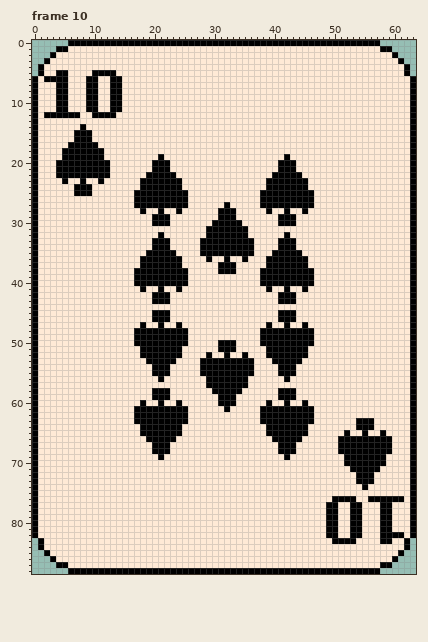
Pixel-art file: idle-clicker-poker/Art/Aseprite/Cards/Cards.aseprite. The picture above is the old version.
64x89 pixels, 13 frames. Shown: frame 10. The commit also changed other frames, which this record leaves out.
Now the later version:
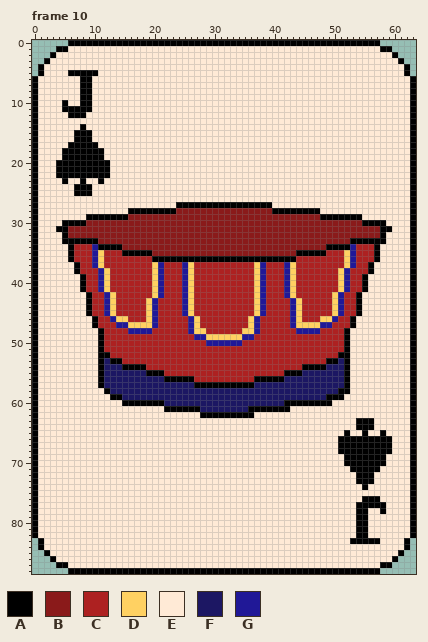
Palette (. is transparent): A #000000  B #8a1a1a  C #ad2121  D #ffd162  E #ffead6  F #1c1763  G #201897
Edits made:
Frame 10, layers "Layer 3", "Layer 2":
y 5: x 4..9 AAEEEE -> EEAAAA; x 11..13 AAA -> EEE
y 6: x 2..5 AAAA -> EEEE; x 8 E -> A; x 10 A -> E; x 13..14 AA -> EE
y 7..9: x 4..5 AA -> EE; x 8 E -> A; x 10 A -> E; x 13..14 AA -> EE
y 10: x 4 A -> E; x 8 E -> A; x 10 A -> E; x 13..14 AA -> EE
y 11: x 4 A -> E; x 6..8 EEE -> AAA; x 10 A -> E; x 13..14 AA -> EE
y 12: x 2..5 AAAA -> EEEE; x 8 E -> A; x 10..13 AAAA -> EEEE
y 19: x 21 A -> E; x 42 A -> E
y 20..21: x 20..22 AAA -> EEE; x 41..43 AAA -> EEE
y 22: x 19..23 AAAAA -> EEEEE; x 40..44 AAAAA -> EEEEE
y 23..24: x 18..24 AAAAAAA -> EEEEEEE; x 39..45 AAAAAAA -> EEEEEEE
y 25..26: x 17..25 AAAAAAAAA -> EEEEEEEEE; x 38..46 AAAAAAAAA -> EEEEEEEEE
y 27: x 17..23 AAAAAAA -> EEEEEEE; x 26..31 EEEEEE -> AAAAAA; x 33..37 EEEEE -> AAAAA; x 40..46 AAAAAAA -> EEEEEEE
y 28: x 16..17 EE -> AA; x 19..20 EE -> AA; x 22..41 EEAEEEEEEAAAEEEEEAEE -> AABBBBBBBBBBBBBBBBAA; x 43..44 EE -> AA; x 46..47 EE -> AA
y 29: x 9..54 EEEEEEEEEEEAAAEEEEEEEEAAAEEEEEEEAAAEEEEEEEEEEE -> AAAAAAABBBBBBBBBBBBBBBBBBBBBBBBBBBBBBBBAAAAAAA
y 30: x 5..58 EEEEEEEEEEEEEEEAAAEEEEEEEAAAAAEEEEEEAAAEEEEEEEEEEEEEEE -> AAAABBBBBBBBBBBBBBBBBBBBBBBBBBBBBBBBBBBBBBBBBBBBBBAAAA
y 31: x 4..59 EEEEEEEEEEEEEEEEEEEEEEEEEAAAAAAAEEEEEEEEEEEEEEEEEEEEEEEE -> AABBBBBBBBBBBBBBBBBBBBBBBBBBBBBBBBBBBBBBBBBBBBBBBBBBBBAA
y 32: x 5..58 EEEEEEEEEEEEEEEEAEEEEEEEAAAAAAAEEEEEEAEEEEEEEEEEEEEEEE -> ABBBBBBBBBBBBBBBBBBBBBBBBBBBBBBBBBBBBBBBBBBBBBBBBBBBBA
y 33: x 5..58 EEEEEEEEEEEEEEEAAAEEEEEAAAAAAAAAEEEEAAAEEEEEEEEEEEEEEE -> AAAAAABBBBBBBBBBBBBBBBBBBBBBBBBBBBBBBBBBBBBBBBBBAAAAAA
y 34: x 6..57 EEEEEEEEEEEEEEAAAEEEEEAAAAAAAAAEEEEAAAEEEEEEEEEEEEEE -> ACCCGAAAABBBBBBBBBBBBBBBBBBBBBBBBBBBBBBBBBBAAAAGCCCA
y 35: x 6..18 EEEEEEEEEEEEE -> ACCCGDCCCAAAA; x 20..43 AAAAEEEEAAAAAAAAAEEEAAAA -> BBBBBBBBBBBBBBBBBBBBBBBB; x 45..57 EEEEEEEEEEEEE -> AAAACCCDGCCCA
y 36: x 6..19 EEEEEEEEEEEEAA -> ACCCGDCCCCCCCC; x 25..28 EEEE -> AAAA; x 30..31 EE -> AA; x 33..34 EE -> AA; x 36..38 EEE -> AAA; x 44..57 AAEEEEEEEEEEEE -> CCCCCCCCDGCCCA
y 37: x 7..56 EEEEEEEEEEEAAAAAAAEEEEEEAAAEEEEEAAAAAAAEEEEEEEEEEE -> ACCGDCCCCCCCCDGCCCGDCCCCCCCCCCDGCCCGDCCCCCCCCDGCCA
y 38: x 7..56 EEEEEEEEEEAAAAAAAAAEEEEEAAAEEEEAAAAAAAAAEEEEEEEEEE -> ACCCGDCCCCCCCDGCCCGDCCCCCCCCCCDGCCCGDCCCCCCCDGCCCA
y 39..40: x 8..55 EEEEEEEEEAAAAAAAAAEEEEEEEEEEEEAAAAAAAAAEEEEEEEEE -> ACCGDCCCCCCCDGCCCGDCCCCCCCCCCDGCCCGDCCCCCCCDGCCA
y 41: x 8..55 EEEEEEEEEEAEEAEEAEEEEEEEEEEEEEEAEEAEEAEEEEEEEEEE -> ACCGDCCCCCCCDGCCCGDCCCCCCCCCCDGCCCGDCCCCCCCDGCCA
y 42: x 9..54 EEEEEEEEEEEAAAEEEEEEEEEEEEEEEEEEAAAEEEEEEEEEEE -> ACCGDCCCCCCDGCCCGDCCCCCCCCCCDGCCCGDCCCCCCDGCCA
y 43: x 9..54 EEEEEEEEEEEAAAEEEEEEEEEEEEEEEEEEAAAEEEEEEEEEEE -> ACCGDCCCCCDGCCCCGDCCCCCCCCCCDGCCCCGDCCCCCDGCCA
y 44: x 9..54 EEEEEEEEEEEEEEEEEEEEEEEEEEEEEEEEEEEEEEEEEEEEEE -> ACCGDCCCCCDGCCCCGDCCCCCCCCCCDGCCCCGDCCCCCDGCCA
y 45: x 9..54 EEEEEEEEEEEAAAEEEEEEEEEEEEEEEEEEAAAEEEEEEEEEEE -> ACCGDCCCCCDGCCCCGDCCCCCCCCCCDGCCCCGDCCCCCDGCCA
y 46: x 10..53 EEEEEEEEEEAAAEEEEEEEEEEEEEEEEEEAAAEEEEEEEEEE -> ACCGDDCCCDGCCCCCGDCCCCCCCCDGCCCCCGDCCCDDGCCA
y 47: x 10..53 EEEEEEEEAEEAEEAEEEEEEEEEEEEEEAEEAEEAEEEEEEEE -> ACCCGGDDDDGCCCCCGDCCCCCCCCDGCCCCCGDDDDGGCCCA
y 48: x 11..52 EEEEEEAAAAAAAAAEEEEEEEEEEEEAAAAAAAAAEEEEEE -> ACCCCGGGGCCCCCCGDDCCCCCCDDGCCCCCCGGGGCCCCA
y 49: x 11..52 EEEEEEAAAAAAAAAEEEEEEEEEEEEAAAAAAAAAEEEEEE -> ACCCCCCCCCCCCCCCGGDDDDDDGGCCCCCCCCCCCCCCCA
y 50: x 11..52 EEEEEEAAAAAAAAAEEEEEAAAEEEEAAAAAAAAAEEEEEE -> ACCCCCCCCCCCCCCCCCGGGGGGCCCCCCCCCCCCCCCCCA
y 51: x 11..52 EEEEEEEAAAAAAAEEEEEEAAAEEEEEAAAAAAAEEEEEEE -> ACCCCCCCCCCCCCCCCCCCCCCCCCCCCCCCCCCCCCCCCA
y 52: x 11..52 EEEEEEEAAAAAAAEEEEAEEAEEAEEEAAAAAAAEEEEEEE -> AACCCCCCCCCCCCCCCCCCCCCCCCCCCCCCCCCCCCCCAA
y 53: x 11..52 EEEEEEEEAAAAAEEEEAAAAAAAAAEEEAAAAAEEEEEEEE -> AFAACCCCCCCCCCCCCCCCCCCCCCCCCCCCCCCCCCAAFA
y 54: x 11..52 EEEEEEEEEAAAEEEEEAAAAAAAAAEEEEAAAEEEEEEEEE -> AFFFAAAACCCCCCCCCCCCCCCCCCCCCCCCCCAAAAFFFA
y 55: x 11..19 EEEEEEEEE -> AFFFFFFFA; x 22..41 AEEEEEAAAAAAAAAEEEEA -> CCCCCCCCCCCCCCCCCCCC; x 44..52 EEEEEEEEE -> AFFFFFFFA
y 56: x 11..52 EEEEEEEEEEAEEEEEEEAAAAAAAEEEEEEAEEEEEEEEEE -> AFFFFFFFFFFAAAAACCCCCCCCCCAAAAAFFFFFFFFFFA
y 57: x 11..28 EEEEEEEEEEEEEEEEEE -> AFFFFFFFFFFFFFFFAA; x 36..52 EEEEEEEEEEEEEEEEE -> AFFFFFFFFFFFFFFFA
y 58: x 12..52 EEEEEEEEAAAEEEEEEEAAAAAEEEEEEAAAEEEEEEEEE -> AFFFFFFFFFFFFFFFFFFFFFFFFFFFFFFFFFFFFFFAA
y 59: x 13..51 EEEEEEEAAAEEEEEEEEAAAEEEEEEEAAAEEEEEEEE -> AAFFFFFFFFFFFFFFFFFFFFFFFFFFFFFFFFFFAAA
y 60: x 15..17 EEE -> AAA; x 19..20 EE -> AA; x 22..41 EEAEEEEEEAAAEEEEEAEE -> FFFFFFFFFFFFFFFFFFFF; x 43..44 EE -> AA; x 46..49 EEEE -> AAAA
y 61: x 17..21 AAAAA -> EEEEE; x 26..37 EEEEEEAEEEEE -> AAFFFFFFFFAA; x 43..46 AAAA -> EEEE
y 62: x 17..25 AAAAAAAAA -> EEEEEEEEE; x 28..36 EEEEEEEEE -> AAAAAAAAA; x 38..46 AAAAAAAAA -> EEEEEEEEE
y 63: x 17..25 AAAAAAAAA -> EEEEEEEEE; x 38..46 AAAAAAAAA -> EEEEEEEEE
y 64..65: x 18..24 AAAAAAA -> EEEEEEE; x 39..45 AAAAAAA -> EEEEEEE
y 66: x 19..23 AAAAA -> EEEEE; x 40..44 AAAAA -> EEEEE
y 67..68: x 20..22 AAA -> EEE; x 41..43 AAA -> EEE
y 69: x 21 A -> E; x 42 A -> E
y 76: x 50..53 AAAA -> EEEE; x 55 E -> A; x 58..61 AAAA -> EEEE
y 77: x 49..50 AA -> EE; x 53 A -> E; x 55..57 EEE -> AAA; x 59 A -> E
y 78: x 49..50 AA -> EE; x 53 A -> E; x 55 E -> A; x 59 A -> E
y 79..81: x 49..50 AA -> EE; x 53 A -> E; x 55 E -> A; x 58..59 AA -> EE
y 82: x 49..50 AA -> EE; x 53 A -> E; x 55 E -> A; x 58..61 AAAA -> EEEE
y 83: x 50..52 AAA -> EEE; x 54..59 EEEEAA -> AAAAEE
Boxes around the changes in both pictures, in picture pixels (x1, y1, x2, y2):
changed: (44, 70, 122, 118)
changed: (56, 154, 392, 460)
changed: (326, 496, 404, 544)
